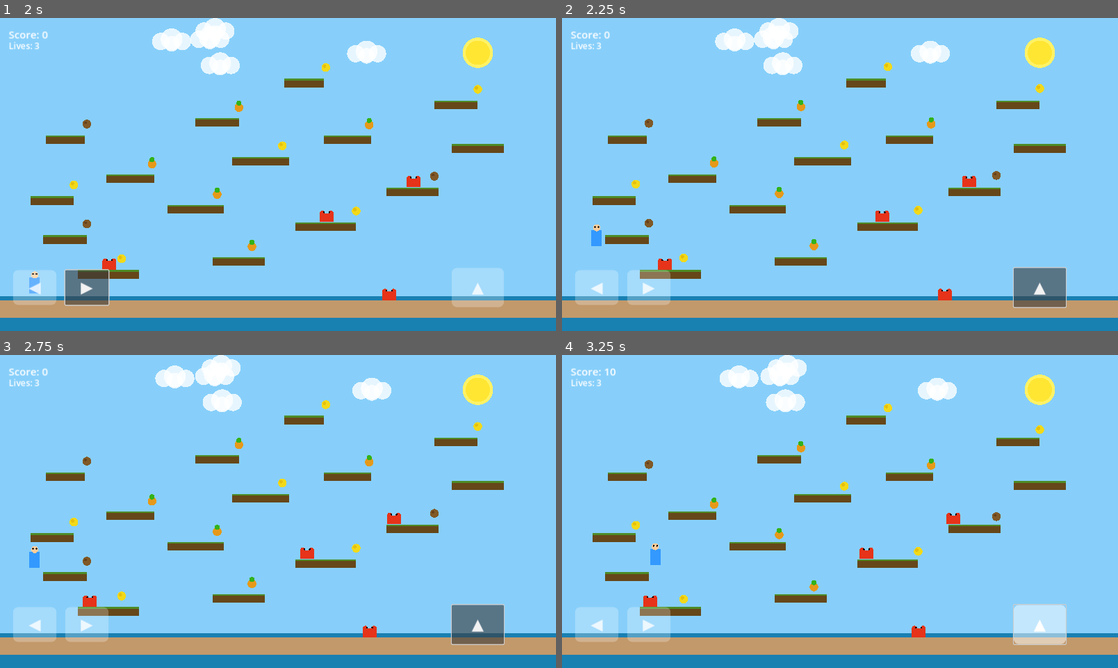
Above: before the commit, frames 1-4 (two rows, left to right).
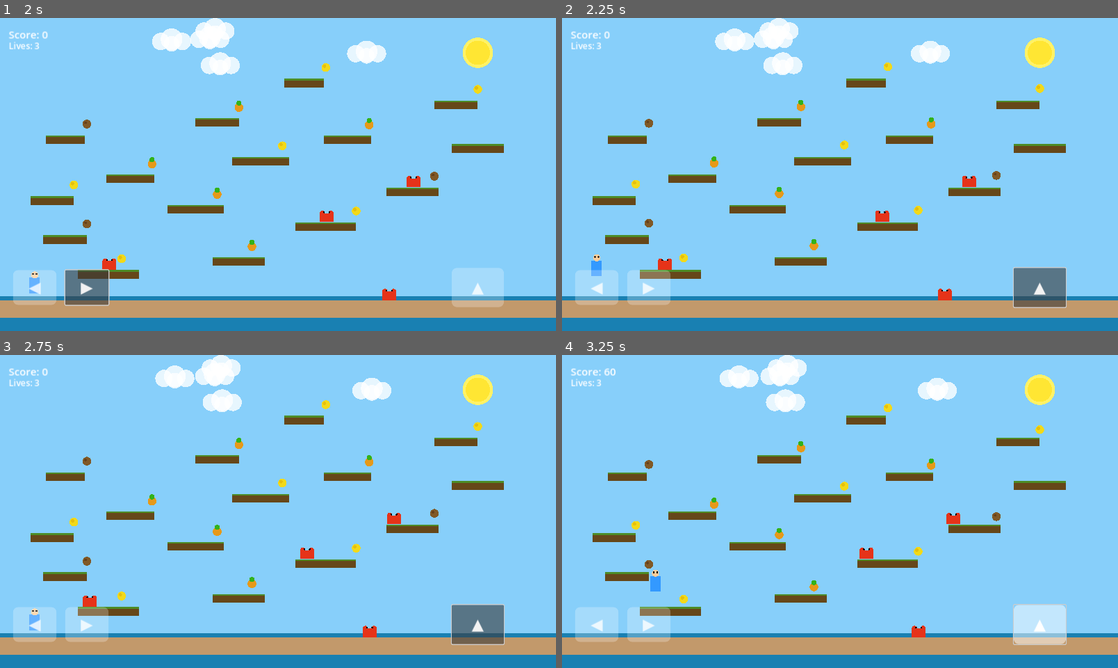
Above: after the commit, the same moments.

Repository: basic-scientia/Tropical-Island-Platformer
Game: Godot game, scene res://main.tscn
Two runs of this game, one before a commit and one after it. Both use one fixed random seed, a clock stepped at 60 frames per second and the inputs below.
Inputs:
- Up to frame 1 (2 s): click "◀" at 0.5 s; click "▶" at 1.25 s
- Up to frame 2 (2.25 s): click "▲" at 2 s
- Up to frame 3 (2.75 s): no input
- Up to frame 4 (3.25 s): hold D (move_right) from 2.78 s (still down); hold Space (jump) from 2.78 s (still down)

Frame 1 is identical in both runs. In frame 2, 0.2% of the frame differs, in the area x 5-8%, y 66-83%; in frame 3, 0.2%; in frame 4, 0.4%, in the area x 7-18%, y 4-81%.

Commit message:
Add variable-height jump: hold to jump higher, tap for short hop

Diff:
--- a/player.gd
+++ b/player.gd
@@ -35,13 +35,22 @@
     else:
         velocity.x = move_toward(velocity.x, 0, SPEED)
 
-    if Input.is_action_just_pressed("jump"):
+    var just_pressed = Input.is_action_just_pressed("jump")
+    var held = Input.is_action_pressed("jump")
+
+    if just_pressed:
         if is_on_floor():
             velocity.y = JUMP_VELOCITY
             can_double_jump = true
         elif can_double_jump:
             velocity.y = JUMP_VELOCITY
             can_double_jump = false
+
+    if Input.is_action_just_released("jump") and velocity.y < 0:
+        velocity.y *= 0.35
+
+    if is_on_floor():
+        can_double_jump = true
 
     move_and_slide()
     queue_redraw()
